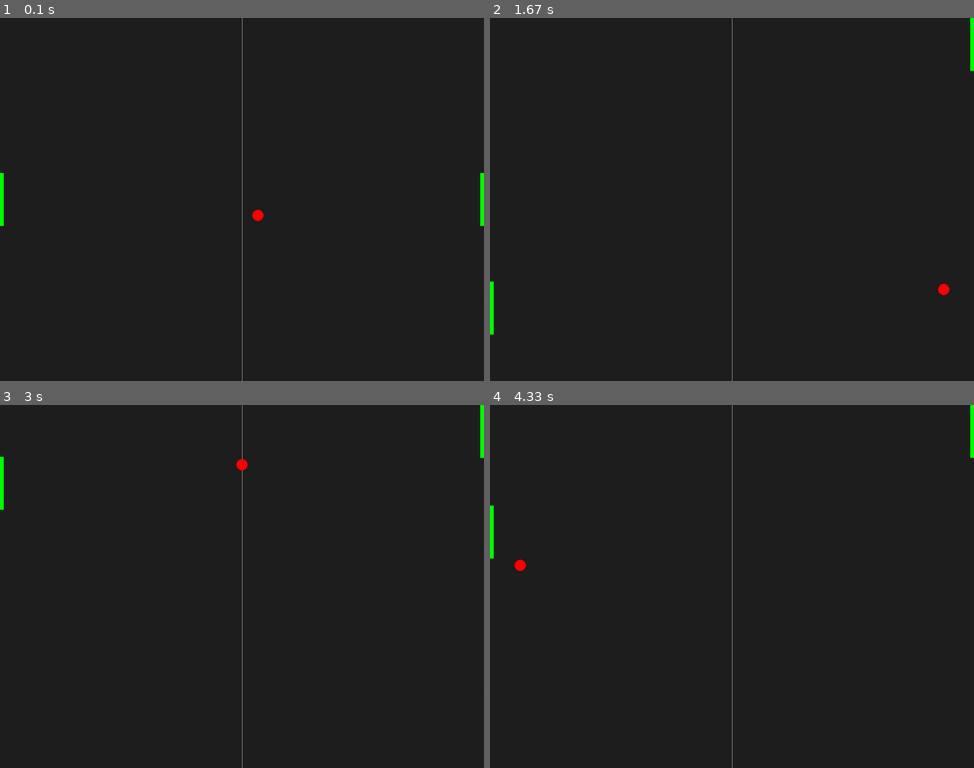
Above: before the commit, frames 1-4 (two rows, left to right).
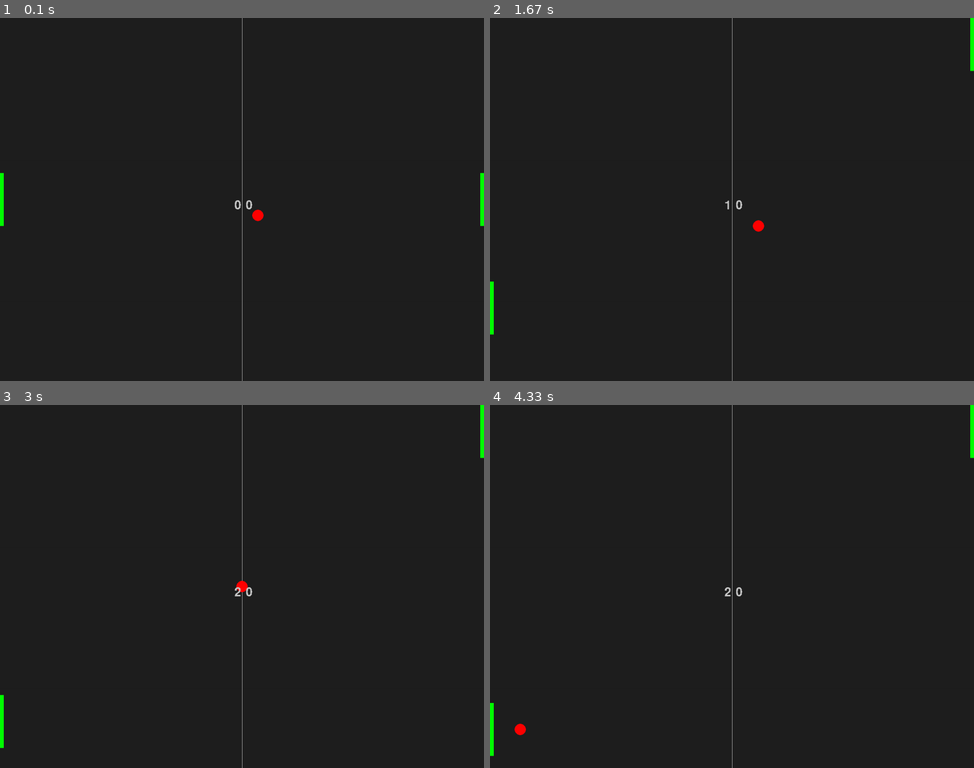
Above: after the commit, the same moments.

Repository: KatarzynaMarta/ClearCode_Pygame_PongGame
Game: pygame game, started from main.py
Same seed, same stepped clock (60 frames per second), same inputs: the game is played once before the commit and once after it.
Inputs:
- Up to frame 1 (0.1 s): no input
- Up to frame 2 (1.67 s): hold Up 0.33-0.8 s; hold Down 0.83-1.13 s; hold Up 1.17-1.53 s
- Up to frame 3 (3 s): no input
- Up to frame 4 (4.33 s): no input

The runs differ from the first frame. In frame 1, less than 0.1% of the frame differs, in the area x 48-53%, y 50-53%; in frame 2, 0.2%; in frame 3, 0.4%; in frame 4, 0.4%, in the area x 0-53%, y 27-97%.

Commit message:
added score

Diff:
--- a/main.py
+++ b/main.py
@@ -4,15 +4,19 @@
 
 
 def ball_animation():
-    global ball_speed_x, ball_speed_y
+    global ball_speed_x, ball_speed_y,opponent_score,player_score
     # Moving ball
     ball.x += ball_speed_x
     ball.y += ball_speed_y
     # Edge of screen
     if ball.top <= 0 or ball.bottom >= screen_height:
         ball_speed_y *= -1
-    if ball.left <= 10 or ball.right >= screen_width:
-        ball_speed_x *= -1
+    if ball.left <= 0:
+        player_score+=1
+        ball_start()
+    if ball.right >= screen_width:
+        opponent_score+=1
+        ball_start()
     # Collision with ball
     if ball.colliderect(player) or ball.colliderect(opponent):
         ball_speed_x *= -1
@@ -32,7 +36,7 @@
         opponent.bottom -= opponent_speed
 
 
-def ball_restart():
+def ball_start():
     global  ball_speed_x,ball_speed_y
     ball.center = (screen_width / 2), (screen_height / 2)
     ball_speed_y *= random.choice((1, -1))
@@ -41,6 +45,8 @@
 
 # General setup
 pygame.init()
+pygame.font.init()
+
 clock = pygame.time.Clock()
 
 # Game Screen
@@ -54,6 +60,11 @@
 GREEN = (0, 255, 0)
 RED = (255, 0, 0)
 
+#Text variables
+player_score=0
+opponent_score=0
+game_font=pygame.font.Font("freesansbold.ttf",32)
+
 # Creating rectangles
 ball = pygame.Rect(screen_width / 2, screen_height / 2, 30, 30)
 player = pygame.Rect(screen_width / 2, screen_height / 2, 20, 140)
@@ -61,15 +72,18 @@
 # my coordinates
 ball.center = (screen_width / 2), (screen_height / 2)
 player.center = (screen_width), (screen_height / 2)
-opponent.center = (0), (screen_height / 2)
+opponent.center = 0, (screen_height / 2)
 
 # speed of ball horizontal and vertical
-ball_speed_x = 7*random.choice((1, -1))
-ball_speed_y = 7
+speed_value = 7
+
+ball_speed_x = speed_value*random.choice((1, -1))
+ball_speed_y = speed_value
 
 player_speed = 0
-player_speed_value = 7
-opponent_speed = 7
+
+opponent_speed = speed_value
+
 while True:
     for event in pygame.event.get():
         if event.type == pygame.QUIT:
@@ -78,14 +92,14 @@
         # Player movement
         if event.type == pygame.KEYDOWN:
             if event.key == pygame.K_DOWN:
-                player_speed += player_speed_value
+                player_speed += speed_value
             if event.key == pygame.K_UP:
-                player_speed -= player_speed_value
+                player_speed -=speed_value
         if event.type == pygame.KEYUP:
             if event.key == pygame.K_DOWN:
-                player_speed += player_speed_value
+                player_speed += speed_value
             if event.key == pygame.K_UP:
-                player_speed -= player_speed_value
+                player_speed -= speed_value
 
     # ball animation function
     ball_animation()
@@ -96,13 +110,18 @@
 
     opponent_ai()
 
+
     # Visuals
     screen.fill(GREY12)
     pygame.draw.aaline(screen, LIGHT_GREY, (screen_width / 2, 0), (screen_width / 2, screen_height))
     pygame.draw.rect(screen, GREEN, player)
     pygame.draw.rect(screen, GREEN, opponent)
     pygame.draw.ellipse(screen, RED, ball)
-
+    # Text
+    player_text=game_font.render(f"{player_score}",False,LIGHT_GREY)
+    screen.blit(player_text,((screen_width//2)+10,(screen_height/2)))
+    opponent_text = game_font.render(f"{opponent_score}", False, LIGHT_GREY)
+    screen.blit(opponent_text, ((screen_width// 2) - 20, (screen_height / 2)))
     # Updating window
     pygame.display.flip()
     clock.tick(60)
